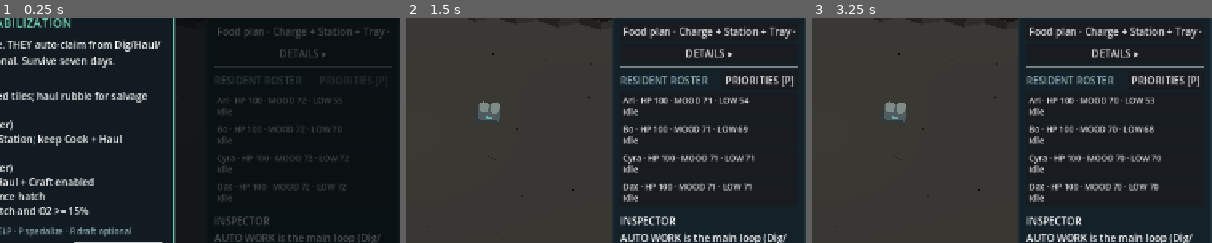
Above: before the commit, frames 1-3 (left to right).
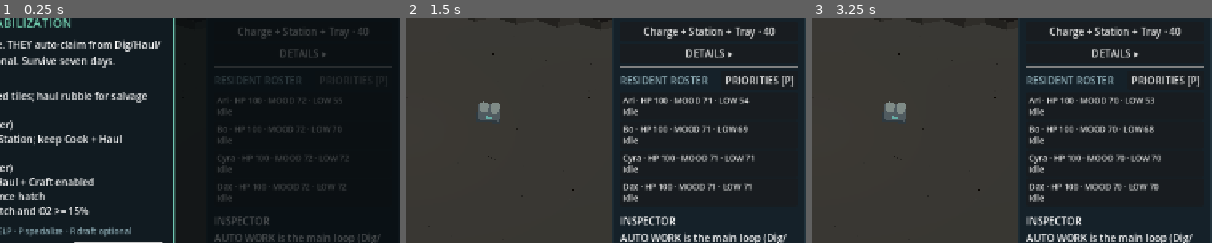
Above: after the commit, the same moments.

Repository: rccoleman19/VaultTycoon
Game: Godot game, scene res://scenes/main.tscn
Two runs of this game, one before a commit and one after it. Both use one fixed random seed, a clock stepped at 60 frames per second and the inputs below.
Inputs:
- Up to frame 1 (0.25 s): no input
- Up to frame 2 (1.5 s): click "Food plan · Charge + Station …" (after the commit: "Charge + Station + Tray · 40") at 0.5 s; click "BEGIN SHIFT" at 1.25 s
- Up to frame 3 (3.25 s): click "1x" at 2 s; click "2x" at 2.75 s
The pictures show only the part of the screen within x 50-100%, y 23-73%; the shares and areas given below are measured in that part.

The runs differ from the first frame. In frame 1, 0.6% of the frame differs, in the area x 54-98%, y 4-10%; in frame 2, 1.1%, in the area x 54-98%, y 3-10%; in frame 3, 1.1%.

Commit message:
Food plan card: drop the redundant 'Food plan ·' prefix so the cost fits at 1280x720; fit test

Diff:
--- a/scripts/player_orders.gd
+++ b/scripts/player_orders.gd
@@ -5457,8 +5457,8 @@
 
 const FOOD_PLAN_TEXT := {
 	"header": "FOOD PLAN",
-	"button": "Food plan · %s · %d",
-	"held": "Food plan · keep %d salvage for the hatch",
+	"button": "%s · %d",
+	"held": "Keep %d salvage for the hatch",
 }
 var food_plan_box: VBoxContainer
 var food_plan_button: Button
--- a/tests/test_food_plan_card.gd
+++ b/tests/test_food_plan_card.gd
@@ -59,7 +59,7 @@
 	if button == null:
 		_dispose(game)
 		return
-	_assert_equal(button.text, "Food plan · Charge + Station + Tray · 40", "card names the plan and its cost")
+	_assert_equal(button.text, "Charge + Station + Tray · 40", "card names the plan and its cost")
 	var queued := _press(game)
 	_assert_equal(queued, [VaultBuilding.Kind.GENERATOR, VaultBuilding.Kind.KITCHEN, VaultBuilding.Kind.GROW_TRAY], "one tap queues Charge Node, Station, Grow Tray")
 	_assert_true(not card.is_visible_in_tree(), "card hides once the plan is queued")
@@ -69,7 +69,7 @@
 func _test_power_ok() -> void:
 	var game := _game(48, true)
 	var button := _button(game)
-	_assert_true(button != null and button.text == "Food plan · Station + Tray · 22", "no Charge Node with spare power: %s" % (button.text if button else "none"))
+	_assert_true(button != null and button.text == "Station + Tray · 22", "no Charge Node with spare power: %s" % (button.text if button else "none"))
 	_assert_equal(_press(game), [VaultBuilding.Kind.KITCHEN, VaultBuilding.Kind.GROW_TRAY], "queues Station then Tray only")
 	_dispose(game)
 	# Planned spare exactly equal to Station 2 + Tray 3 is enough: still no Charge Node.
@@ -81,7 +81,7 @@
 	game.power_grid.recalculate(game.buildings)
 	game.player_orders.refresh()
 	_assert_equal(game._planned_power_spare(), 5, "fixture plans exactly 5 spare power")
-	_assert_equal(_button(game).text, "Food plan · Station + Tray · 22", "exactly enough power skips the Charge Node")
+	_assert_equal(_button(game).text, "Station + Tray · 22", "exactly enough power skips the Charge Node")
 	_dispose(game)
 
 
@@ -90,7 +90,7 @@
 	var game := _game(43, false)
 	var button := _button(game)
 	_assert_true(button != null and button.disabled, "43 salvage: card held")
-	_assert_true(button != null and button.text == "Food plan · keep 4 salvage for the hatch", "held card says why: %s" % (button.text if button else "none"))
+	_assert_true(button != null and button.text == "Keep 4 salvage for the hatch", "held card says why: %s" % (button.text if button else "none"))
 	_assert_equal(_press(game).size(), 0, "a held card queues nothing")
 	_assert_true(not game.apply_food_plan(), "apply is refused while held")
 	_dispose(game)
--- a/tests/test_sidebar_reach.gd
+++ b/tests/test_sidebar_reach.gd
@@ -16,6 +16,7 @@
 	await _run_frame_case("opening DETAILS shows its readouts at the top, by hand or on an urgency", _test_details_scroll_to_top)
 	await _run_frame_case("pre-seal DETAILS still shows every readout and FOCUS HATCH at once", _test_pre_seal_details)
 	await _run_frame_case("the right panel holds its width and the Mk II offer fits it", _test_panel_width)
+	await _run_frame_case("the Food plan card shows its whole line, cost included, at 1280x720", _test_food_plan_fit)
 
 	print("")
 	if _failure_count == 0:
@@ -308,3 +309,25 @@
 	_assert_true(row.get_combined_minimum_size().x <= content_width, "the lighting row's minimum (%.0f px) fits beside the scroll bar (%.0f px)" % [row.get_combined_minimum_size().x, content_width])
 	_assert_true(orders.lighting_overlay_button.get_global_rect().end.x <= orders.right_scroll.get_global_rect().end.x, "[L] MAP OFF stays inside the rail")
 	_dispose(game)
+
+
+func _test_food_plan_fit() -> void:
+	var game := _new_game()
+	game.food_system.salvage = 48
+	game.power_grid.recalculate(game.buildings)
+	var orders := game.player_orders
+	orders.refresh()
+	await _layout()
+	var button: Button = orders.find_child("FoodPlanButton", true, false)
+	_assert_true(button != null and button.is_visible_in_tree(), "the Food plan card shows on the opening wing")
+	if button == null:
+		_dispose(game)
+		return
+	_assert_true(button.text.ends_with("· 40"), "the card line carries its cost: %s" % button.text)
+	var font := button.get_theme_font("font")
+	var font_size := button.get_theme_font_size("font_size")
+	var style := button.get_theme_stylebox("normal")
+	var need := font.get_string_size(button.text, HORIZONTAL_ALIGNMENT_LEFT, -1, font_size).x + style.get_content_margin(SIDE_LEFT) + style.get_content_margin(SIDE_RIGHT)
+	_assert_true(need <= button.size.x, "the whole card line fits its button (%.1f needed, %.1f wide): %s" % [need, button.size.x, button.text])
+	_assert_true(_right_panel(orders).get_global_rect().encloses(button.get_global_rect()), "the card button sits inside the right panel")
+	_dispose(game)
